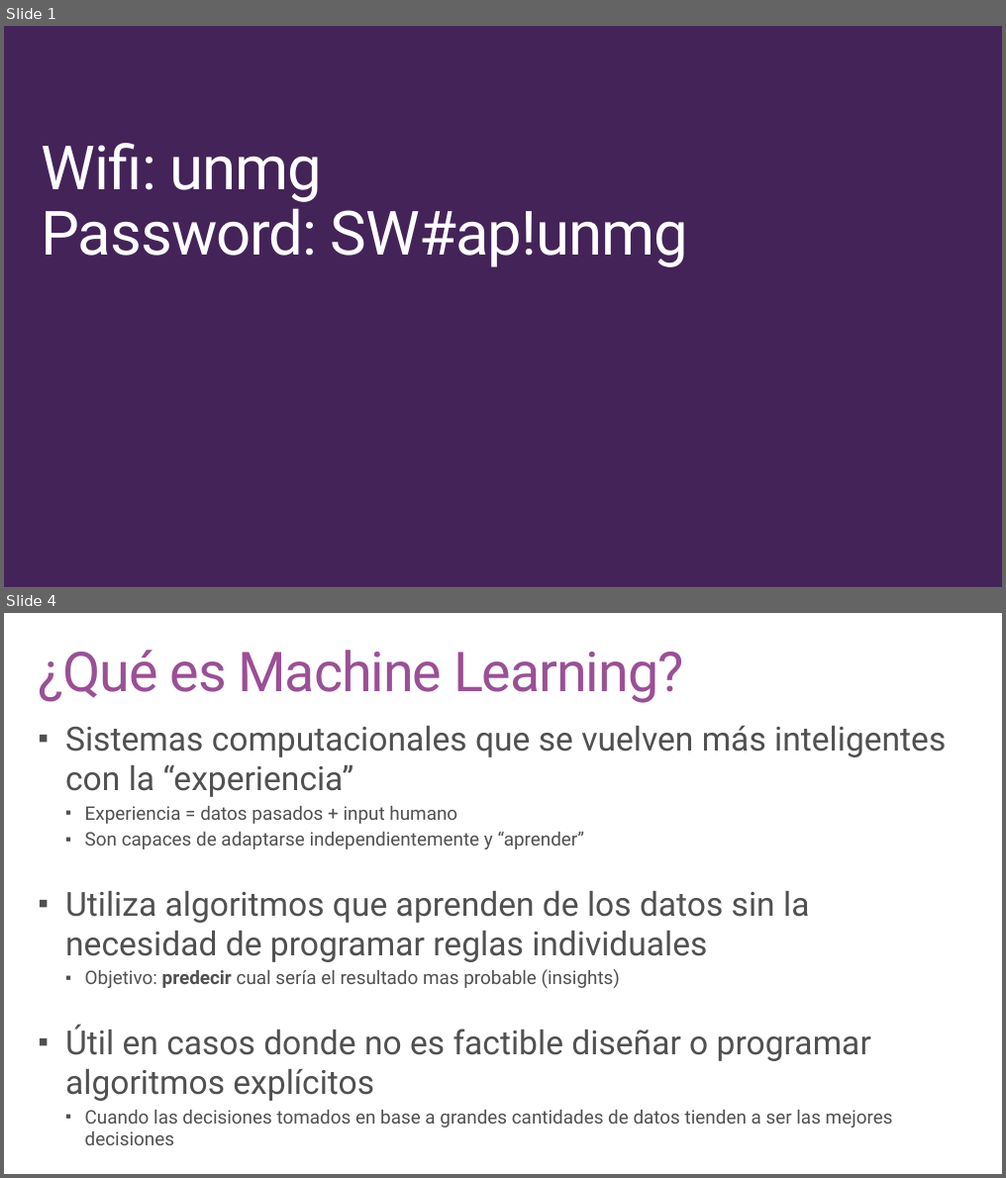
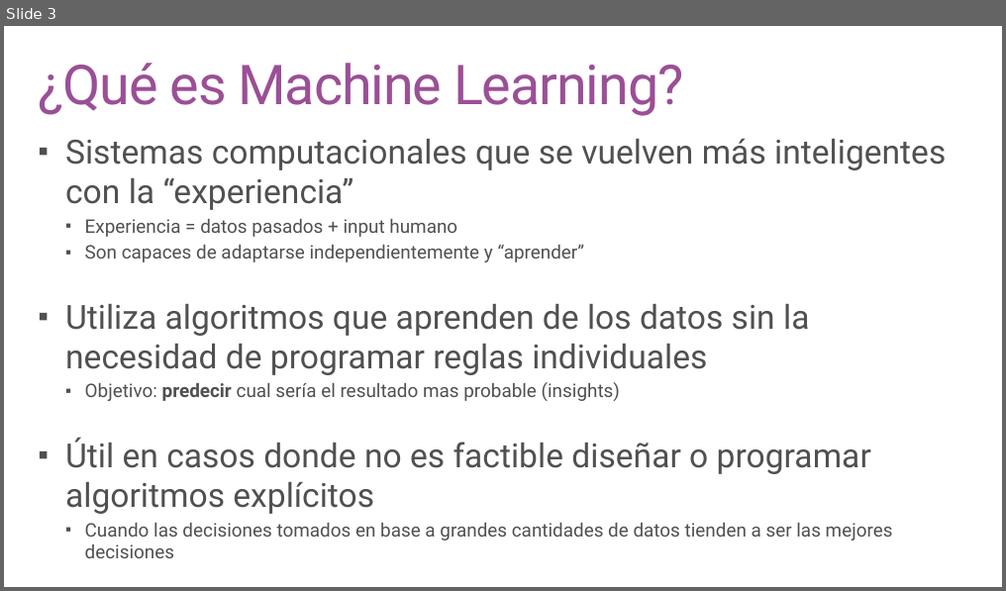
Before and after one commit to BionStt/MachineLearning, a slide deck: Introduction to Azure Machine Learning - spanish.pptx. Shown one above the other, each under a label of ours: slides 1 and 4 before the commit, slide 3 after it; the slides between them are not shown. The pictures are 1006x1178 and 1006x591 pixels, drawn with LibreOffice and Linux fonts; fonts in the diff are those of the drawing; background and template pictures are left out. Boxes give left, top, right and bottom in pixels: in the first picture for what was removed or moved away, otherwise in the second. Text is boxed around its words. In the diff, an @@ line names an element or a change of style, - is before the commit and + after.

```diff
--- a/Introduction to Azure Machine Learning - spanish.pptx
+++ b/Introduction to Azure Machine Learning - spanish.pptx
@@ slide 1 removed at <box>4,26,1002,587</box>, background #442359 @@
@@ title removed at <box>41,143,688,268</box> @@
-Wifi: unmg
-Password: SW#ap!unmg
@@ what was slide 4 is now slide 3 @@
```
Also in this commit, not shown: 2 slides changed.
